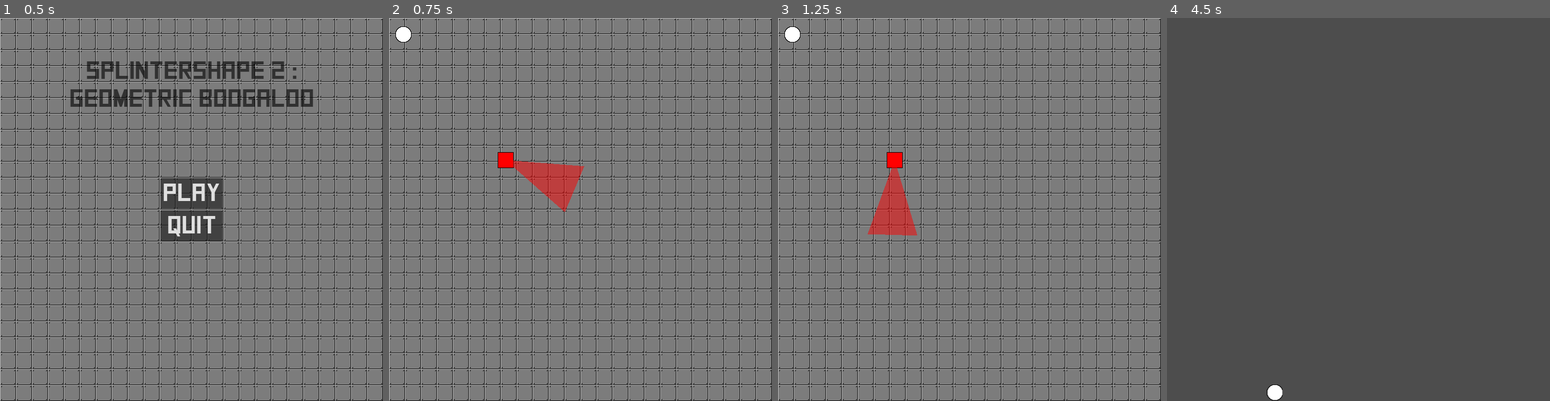
Above: before the commit, frames 1-4 (left to right).
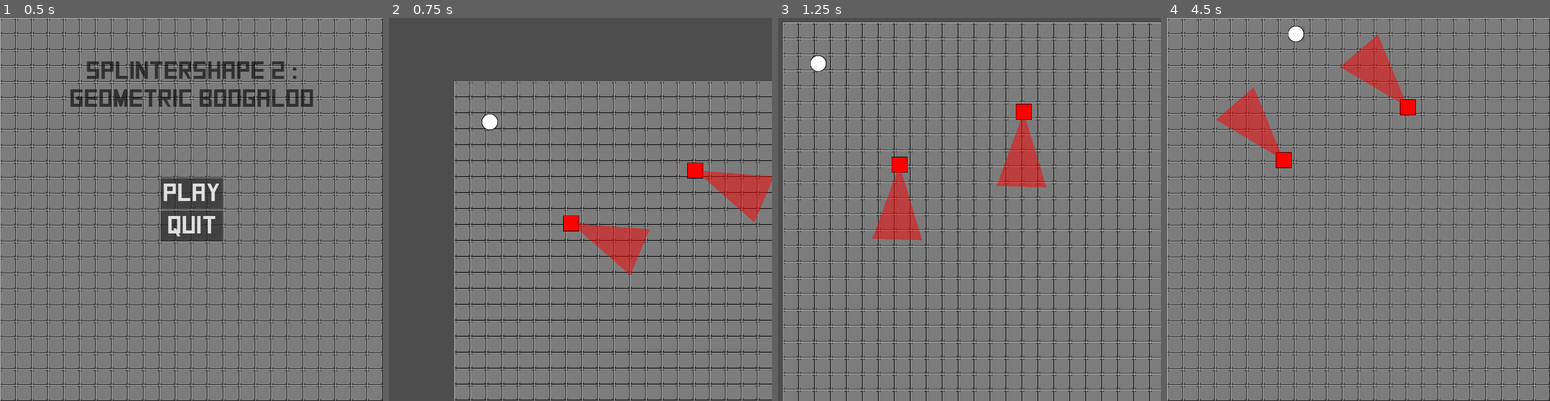
Above: after the commit, the same moments.

Repository: Silvester56/splintershape2
Game: Godot game, scene res://scenes/main_menu.tscn
Two runs of this game, one before a commit and one after it. Both use one fixed random seed, a clock stepped at 60 frames per second and the inputs below.
Inputs:
- Up to frame 1 (0.5 s): no input
- Up to frame 2 (0.75 s): click "Play" at 0.5 s
- Up to frame 3 (1.25 s): no input
- Up to frame 4 (4.5 s): hold D (right) 1.28-2.03 s; tap Space (action, bound only after the commit) at 1.35, 2.1, 3.6, 4.35 s; hold S (down) 2.03-2.75 s; click "RETRY" at 2.75 s; hold D (right) 3.53-4.28 s; hold W (up) from 4.28 s (still down)

Frame 1 is identical in both runs. In frame 2, 51% of the frame differs, in the area x 0-100%, y 0-100%; in frame 3, 32%; in frame 4, 100%.

Commit message:
Implement copying mechanism

Diff:
--- a/project.godot
+++ b/project.godot
@@ -51,6 +51,11 @@
 "events": [Object(InputEventKey,"resource_local_to_scene":false,"resource_name":"","device":-1,"window_id":0,"alt_press …(195 unchanged characters)…
 ]
 }
+action={
+"deadzone": 0.5,
+"events": [Object(InputEventKey,"resource_local_to_scene":false,"resource_name":"","device":-1,"window_id":0,"alt_pressed":false,"shift_pressed":false,"ctrl_pressed":false,"meta_pressed":false,"pressed":false,"keycode":0,"physical_keycode":32,"key_label":0,"unicode":32,"location":0,"echo":false,"script":null)
+]
+}
 
 [rendering]
 
--- a/scenes/game.tscn
+++ b/scenes/game.tscn
@@ -35,6 +35,9 @@
 [sub_resource type="CircleShape2D" id="CircleShape2D_28gpt"]
 radius = 16.0
 
+[sub_resource type="CircleShape2D" id="CircleShape2D_1gp26"]
+radius = 30.1496
+
 [node name="Game" type="Node2D"]
 script = ExtResource("1_j3ogq")
 
@@ -43,18 +46,19 @@
 tile_set = SubResource("TileSet_ekg8q")
 
 [node name="Player" type="CharacterBody2D" parent="."]
-position = Vector2(29, 33)
+position = Vector2(71, 82)
 script = ExtResource("1_fvkvv")
 
 [node name="CollisionShape2D" type="CollisionShape2D" parent="Player"]
 shape = SubResource("CircleShape2D_28gpt")
 
-[node name="Sprite2D" type="Sprite2D" parent="Player"]
+[node name="Shape" type="Sprite2D" parent="Player"]
 texture = ExtResource("2_qyyf7")
 region_enabled = true
 region_rect = Rect2(0, 0, 32, 32)
 
 [node name="Camera2D" type="Camera2D" parent="Player"]
+position_smoothing_enabled = true
 script = ExtResource("4_aqeh8")
 
 [node name="PauseScreen" type="Control" parent="Player/Camera2D"]
@@ -159,8 +163,18 @@
 layout_mode = 2
 text = "QUIT"
 
+[node name="Range" type="Area2D" parent="Player"]
+
+[node name="CollisionShape2D" type="CollisionShape2D" parent="Player/Range"]
+shape = SubResource("CircleShape2D_1gp26")
+
 [node name="Enemy" parent="." instance=ExtResource("6_g70xu")]
 position = Vector2(234, 285)
+currentState = 2
+currentShape = 1
+
+[node name="Enemy2" parent="." instance=ExtResource("6_g70xu")]
+position = Vector2(483, 179)
 currentState = 2
 currentShape = 1
 
--- a/scripts/enemy.gd
+++ b/scripts/enemy.gd
@@ -12,8 +12,9 @@
 @export var directionX = 0
 @export var directionY = 0
 
+const SPEED = 100.0
+const isEnemy = true
 var sleepingTextVisibleCharacters = 0
-const SPEED = 100.0
 
 func _ready() -> void:
 	$Shape.region_rect = Rect2(Shape.getSpriteOffset(currentShape), 0, 32, 32)
--- a/scripts/player.gd
+++ b/scripts/player.gd
@@ -5,6 +5,14 @@
 var currentShape = Shape.type.WHITE_DISK
 
 func _physics_process(_delta: float) -> void:
+	if Input.is_action_just_pressed("action"):
+		for body in $Range.get_overlapping_bodies():
+			if "isEnemy" in body and body.isEnemy:
+				if body.currentState == body.EnemyState.SLEEPING:
+					currentShape = body.currentShape
+					$Shape.region_rect = Rect2(Shape.getSpriteOffset(currentShape), 0, 32, 32)
+				else:
+					body.currentState = body.EnemyState.SLEEPING
 	if Input.is_action_just_pressed("pause"):
 		get_tree().paused = true;
 		$Camera2D/PauseScreen.show()
Not shown: 1 places in scenes/game.tscn that only renumber resources
